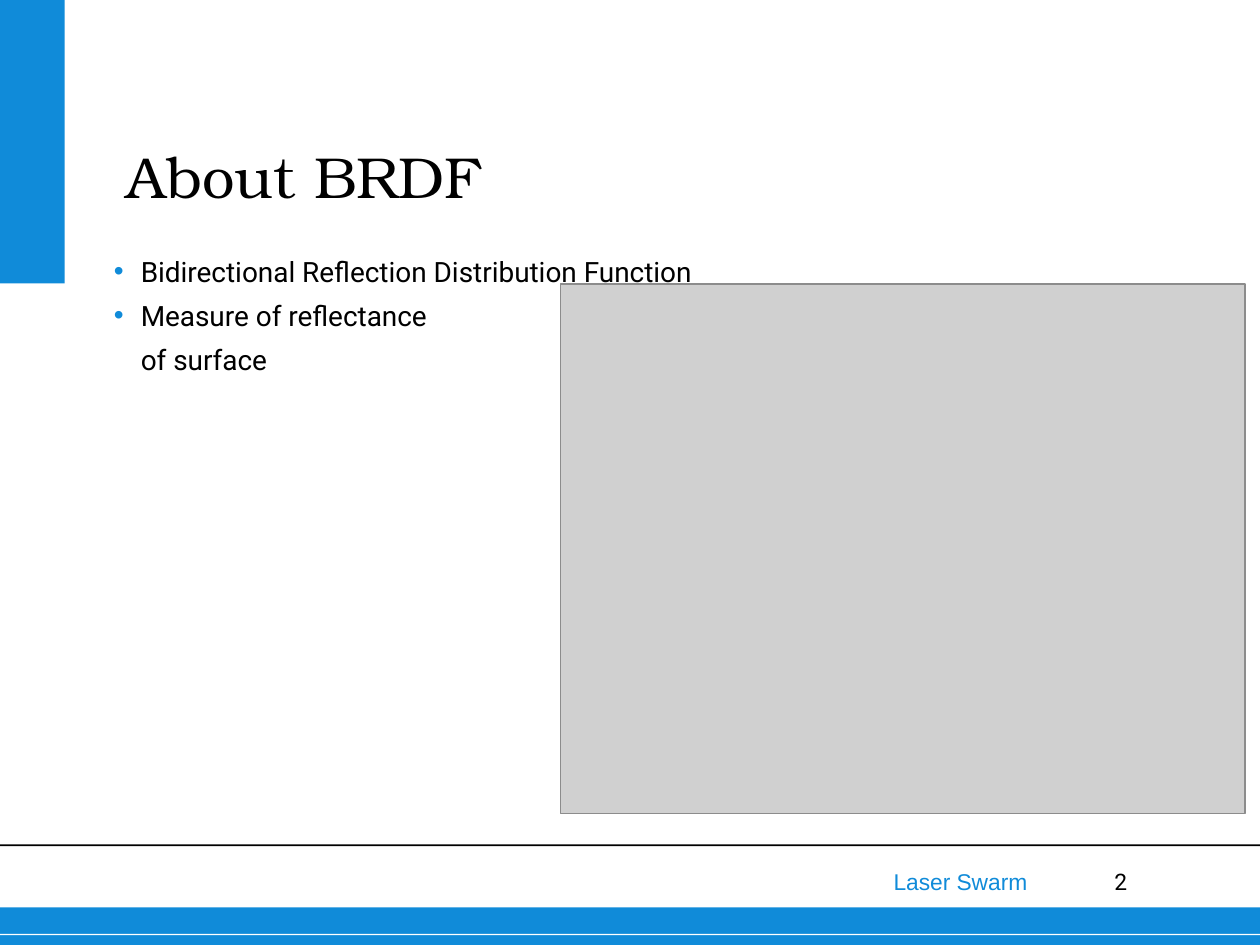
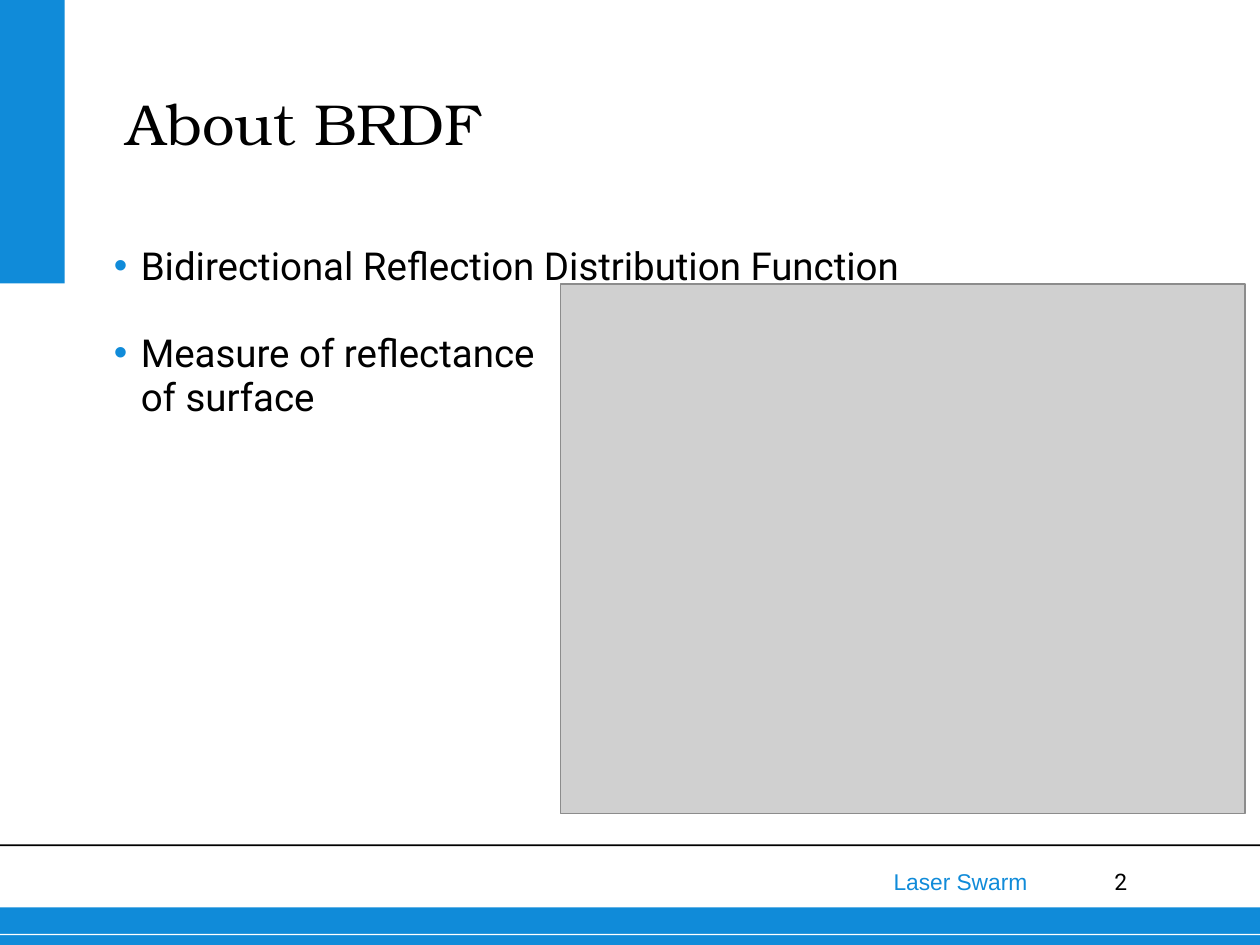
Before and after one commit to thewisenerd/laser-swarm, a slide deck: slide 2 of finalPresentation/subsections/BRDF.ppt. Drawn at 1260x945 pixels with LibreOffice and Linux fonts; fonts in the diff are those of the drawing; grey boxes stand for pictures; background and template pictures are left out. Boxes give left, top, right and bottom in pixels: in the first picture for what was removed or moved away, otherwise in the second. Text is boxed around its words. In the diff, an @@ line names an element or a change of style, - is before the commit and + after.

Commit message:
Added brdf

```diff
--- a/finalPresentation/subsections/BRDF.ppt
+++ b/finalPresentation/subsections/BRDF.ppt
@@ text "About BRDF": place and size @@
-text "About BRDF" at <box>126,156,481,199</box>
+text "About BRDF" at <box>126,103,481,146</box>
@@ text "Bidirectional Reflection Distribution Function" at <box>141,250,899,412</box>: size 16 to 22 pt @@
```
Also in this commit, not shown: 5 other slides changed.
